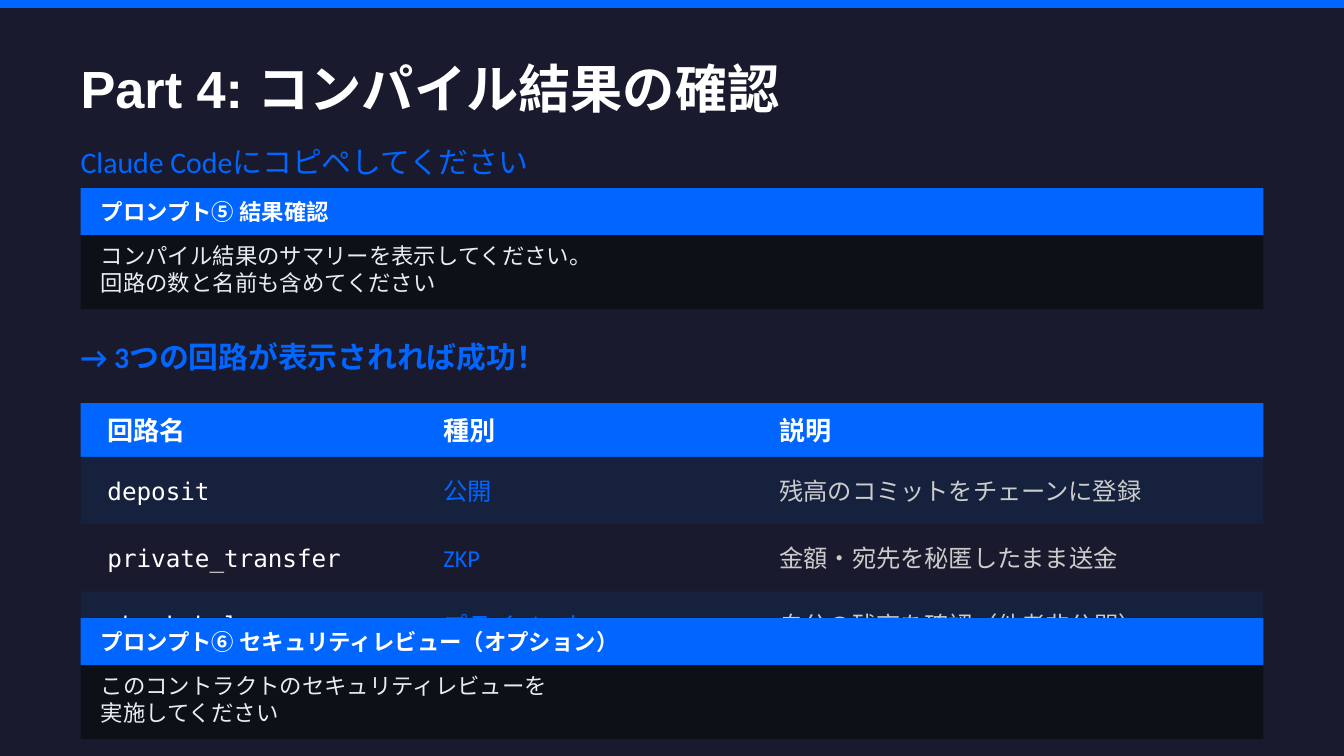
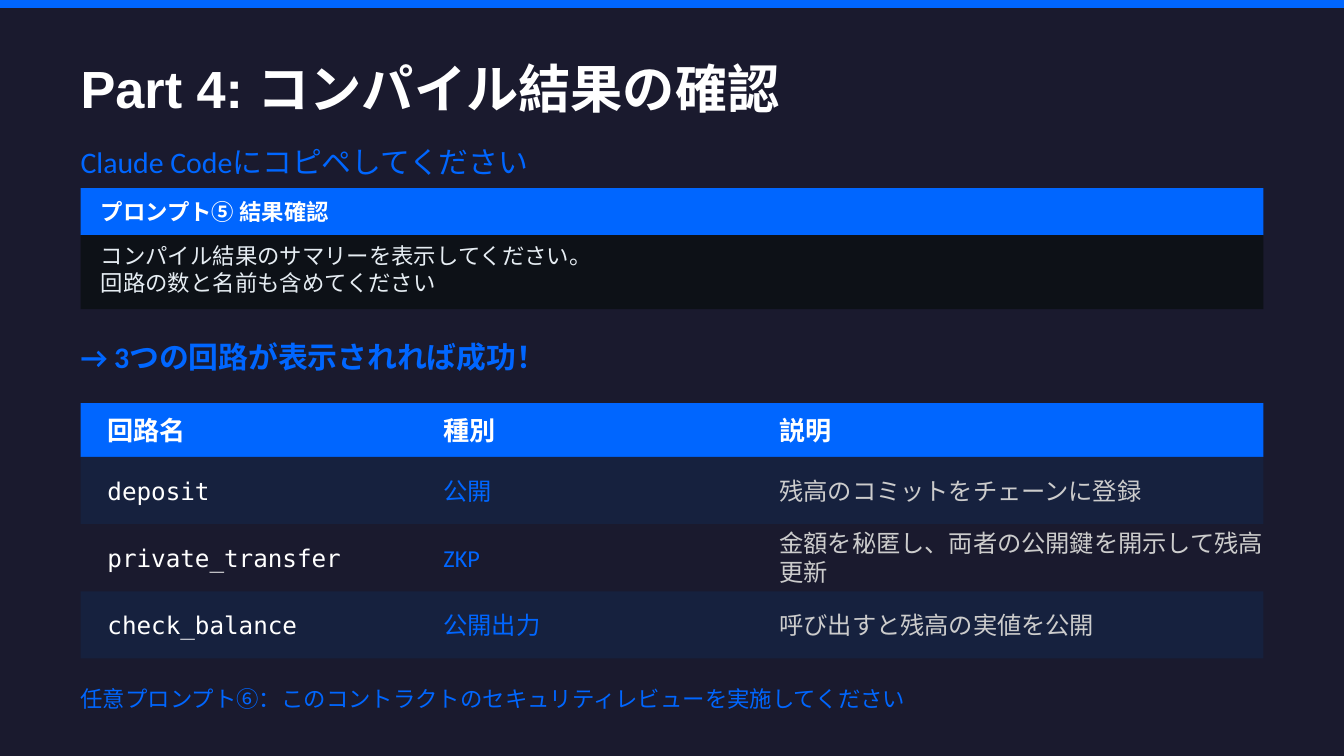
Before and after one commit to sition-jp/midnight-private-payment-demo, a slide deck: slide 11 of docs/midnight-mcp-manual-v2.pptx. Drawn at 1344x756 pixels with LibreOffice and Linux fonts; fonts in the diff are those of the drawing. Boxes give left, top, right and bottom in pixels: in the first picture for what was removed or moved away, otherwise in the second. Text is boxed around its words. In the diff, an @@ line names an element or a change of style, - is before the commit and + after.

```diff
--- a/docs/midnight-mcp-manual-v2.pptx
+++ b/docs/midnight-mcp-manual-v2.pptx
@@ text at (x1=779, y1=531, x2=1262, y2=583): text changed @@
-金額・宛先を秘匿したまま送金
+金額を秘匿し、両者の公開鍵を開示して残高更新
@@ rectangle removed at (x1=81, y1=618, x2=1263, y2=665) @@
@@ text at (x1=443, y1=613, x2=540, y2=636): text changed @@
-プライベート
+公開出力
@@ text at (x1=779, y1=613, x2=1094, y2=636): text changed @@
-自分の残高を確認（他者非公開）
+呼び出すと残高の実値を公開
@@ text removed at (x1=101, y1=631, x2=618, y2=652) @@
-プロンプト⑥ セキュリティレビュー（オプション）
@@ text at (x1=81, y1=688, x2=906, y2=709): text changed; font DejaVu Sans Mono to Calibri; text colour #E6EDF3 to #0066FF @@
-このコントラクトのセキュリティレビューを
-実施してください
+任意プロンプト⑥：このコントラクトのセキュリティレビューを実施してください
@@ rectangle removed at (x1=81, y1=665, x2=1263, y2=739) @@
```
Also in this commit, not shown: 2 other slides changed, 21 other files.
